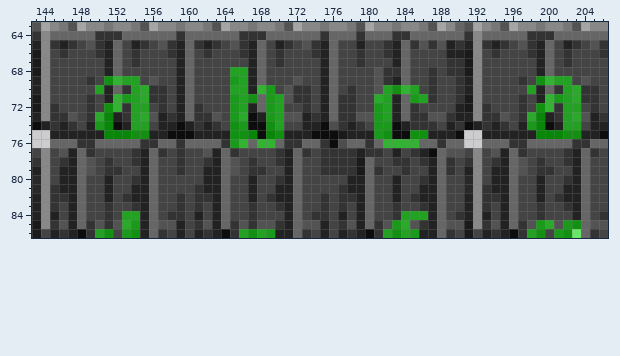
Two versions of one pixel-art file, ref/roof.ase. Above: the version before the commit.
256x256 pixels, 1 frame. Colours within 5 levels of each other are drawn and written as one. Shown: x 143..206, y 63..86. The commit also changed other parts of the picture, which this record leaves out.
After:
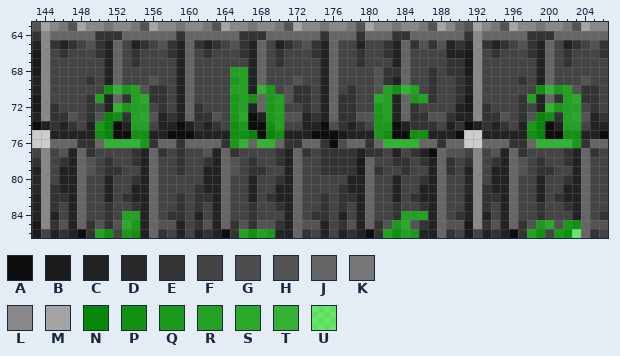
Palette (. is transparent): A #0d0d0d  B #1a1a1a  C #222222  D #282828  E #333333  F #444444  G #4d4d4d  H #535353  J #666666  K #777777  L #888888  M #a5a5a5  N #078607  P #119011  Q #1a991a  R #22a122  S #2aa92a  T #33b233  U #00ff007f
Change:
Layer "labels":
y 69: x 151..154 PTRR -> CJFF; x 199..202 PTRR -> CJFF
y 70: x 150..153 RCJE -> FPTQ; x 155 S -> H; x 198..201 RCJE -> FPTQ; x 203 S -> H
y 71: x 150 F -> R; x 152..153 TQ -> JE; x 198 F -> R; x 200..201 TQ -> JE
y 72: x 151 P -> C; x 153 E -> Q; x 199 P -> C; x 201 E -> Q
y 73: x 150 S -> H; x 152 C -> P; x 198 S -> H; x 200 C -> P
y 75: x 150 C -> P; x 152..153 NN -> AA; x 198 C -> P; x 200..201 NN -> AA
y 76: x 151..155 JJJJE -> TTTTQ; x 199..203 JJJJE -> TTTTQ
